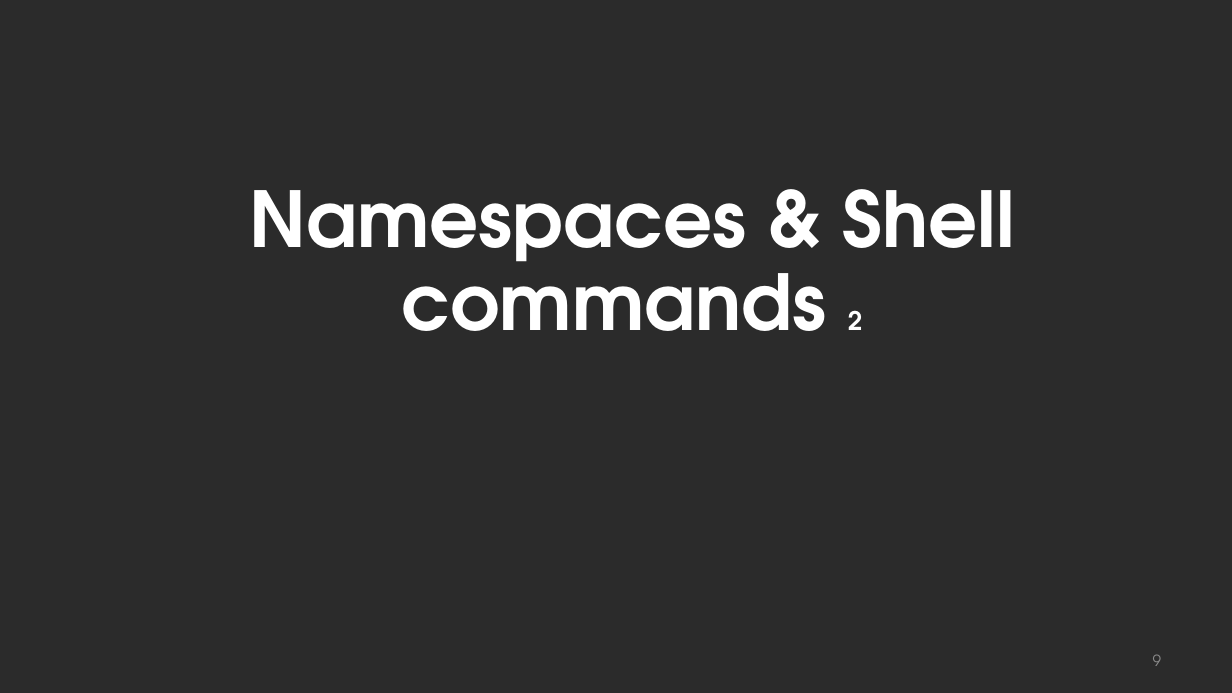
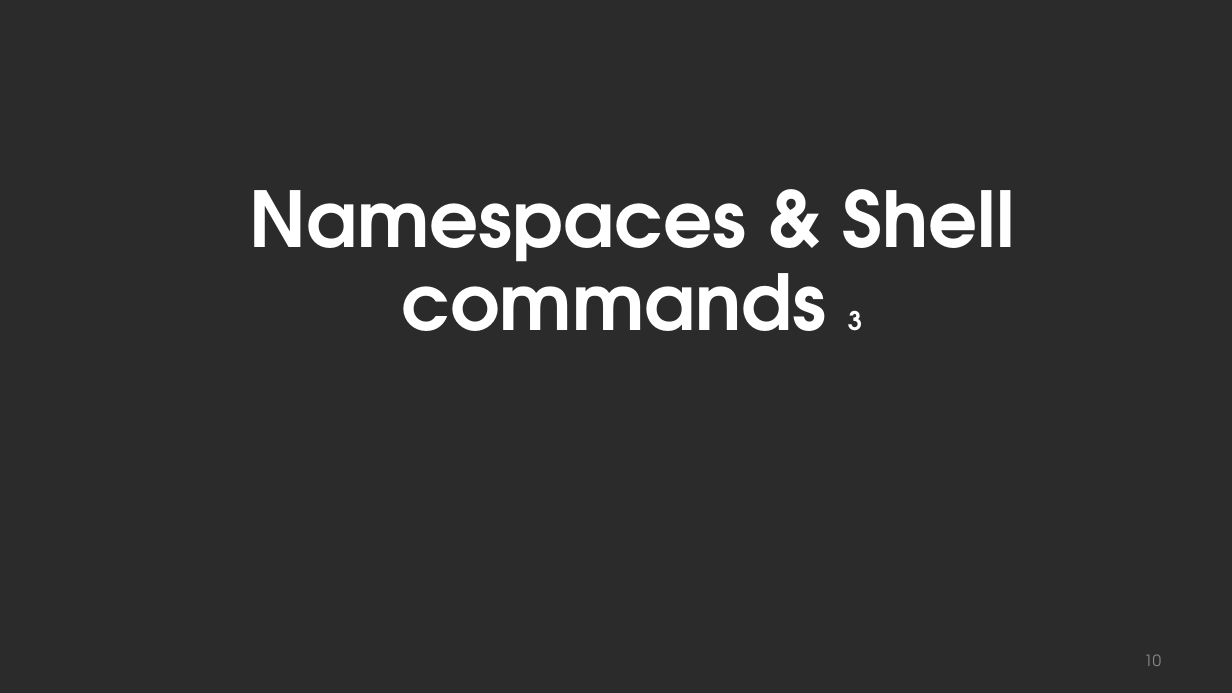
Before and after one commit to alisters/codersGroupDocker, a slide deck: slide 10 of CodersGroupDocker.pptx (slide 9 before the commit). Drawn at 1232x693 pixels with LibreOffice and Linux fonts; fonts in the diff are those of the drawing; background and template pictures are left out; a plain dark background stands for a picture behind light text. Boxes give left, top, right and bottom in pixels: in the first picture for what was removed or moved away, otherwise in the second. Text is boxed around its words. In the diff, an @@ line names an element or a change of style, - is before the commit and + after.

```diff
--- a/CodersGroupDocker.pptx
+++ b/CodersGroupDocker.pptx
@@ text at [249,189,1015,331]: text changed @@
-Namespaces & Shell commands 2
+Namespaces & Shell commands 3
@@ page number at [1144,654,1161,666]: text changed @@
-9
+10
```
Also in this commit, not shown: 3 other slides changed, 2 slides added, 1 other file.
